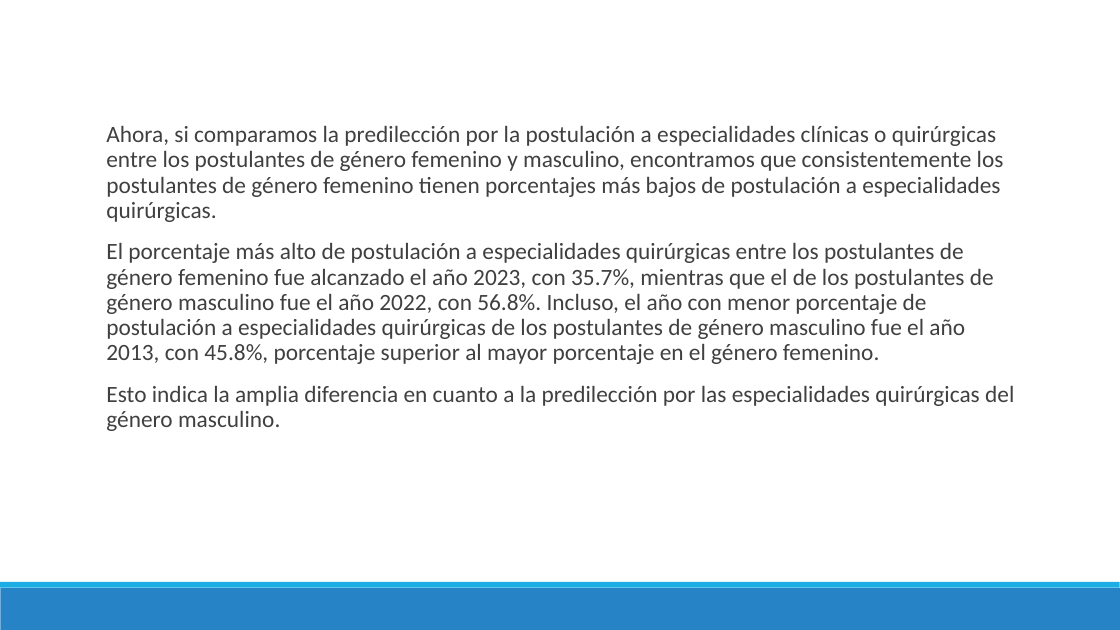
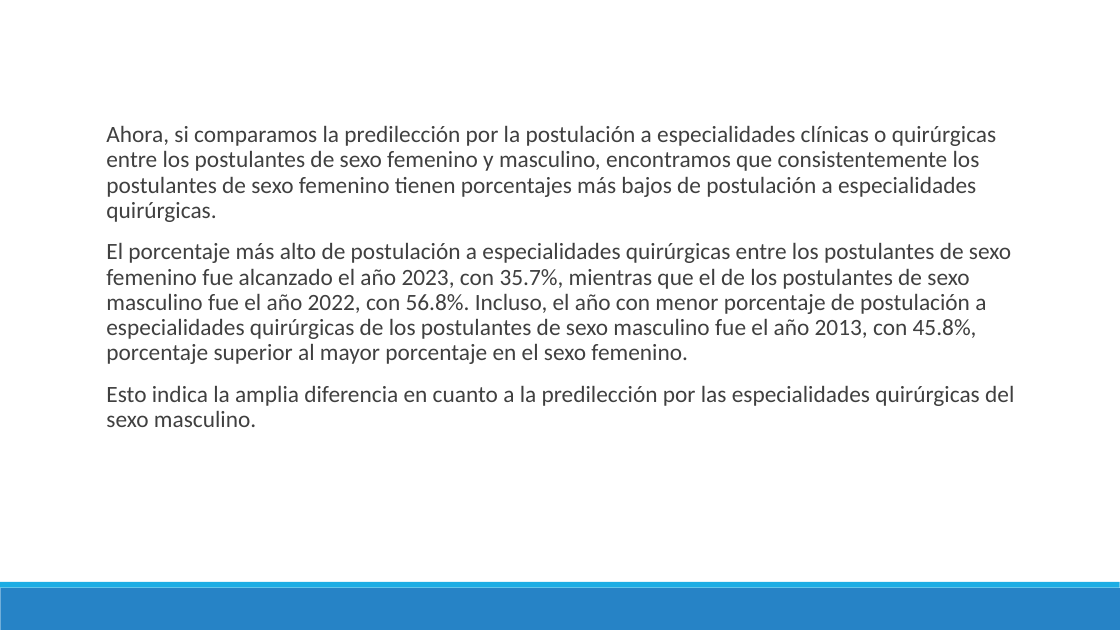
Before and after one commit to danimedi/tesis_genero_especialidades, a slide deck: slide 36 of doc/diapositivas_sustentacion_tesis.pptx. Drawn at 1120x630 pixels with LibreOffice and Linux fonts; fonts in the diff are those of the drawing. Boxes give left, top, right and bottom in pixels: in the first picture for what was removed or moved away, otherwise in the second. Text is boxed around its words. In the diff, an @@ line names an element or a change of style, - is before the commit and + after.

```diff
--- a/doc/diapositivas_sustentacion_tesis.pptx
+++ b/doc/diapositivas_sustentacion_tesis.pptx
@@ text at (x1=106, y1=126, x2=1014, y2=427): text changed @@
-  Ahora, si comparamos la predilección por la postulación a especialidades clínicas o quirúrgicas entre los postulantes de género femenino y masculino, encontramos que consistentemente los postulantes de género femenino tienen porcentajes más bajos de postulación a especialidades quirúrgicas.
-  El porcentaje más alto de postulación a especialidades quirúrgicas entre los postulantes de género femenino fue alcanzado el año 2023, con 35.7%, mientras que el de los postulantes de género masculino fue el año 2022, con 56.8%. Incluso, el año con menor porcentaje de postulación a especialidades quirúrgicas de los postulantes de género masculino fue el año 2013, con 45.8%, porcentaje superior al mayor porcentaje en el género femenino.
-  Esto indica la amplia diferencia en cuanto a la predilección por las especialidades quirúrgicas del género masculino.
+  Ahora, si comparamos la predilección por la postulación a especialidades clínicas o quirúrgicas entre los postulantes de sexo femenino y masculino, encontramos que consistentemente los postulantes de sexo femenino tienen porcentajes más bajos de postulación a especialidades quirúrgicas.
+  El porcentaje más alto de postulación a especialidades quirúrgicas entre los postulantes de sexo femenino fue alcanzado el año 2023, con 35.7%, mientras que el de los postulantes de sexo masculino fue el año 2022, con 56.8%. Incluso, el año con menor porcentaje de postulación a especialidades quirúrgicas de los postulantes de sexo masculino fue el año 2013, con 45.8%, porcentaje superior al mayor porcentaje en el sexo femenino.
+  Esto indica la amplia diferencia en cuanto a la predilección por las especialidades quirúrgicas del sexo masculino.
```
Also in this commit, not shown: 48 other slides changed, 2 other files.
